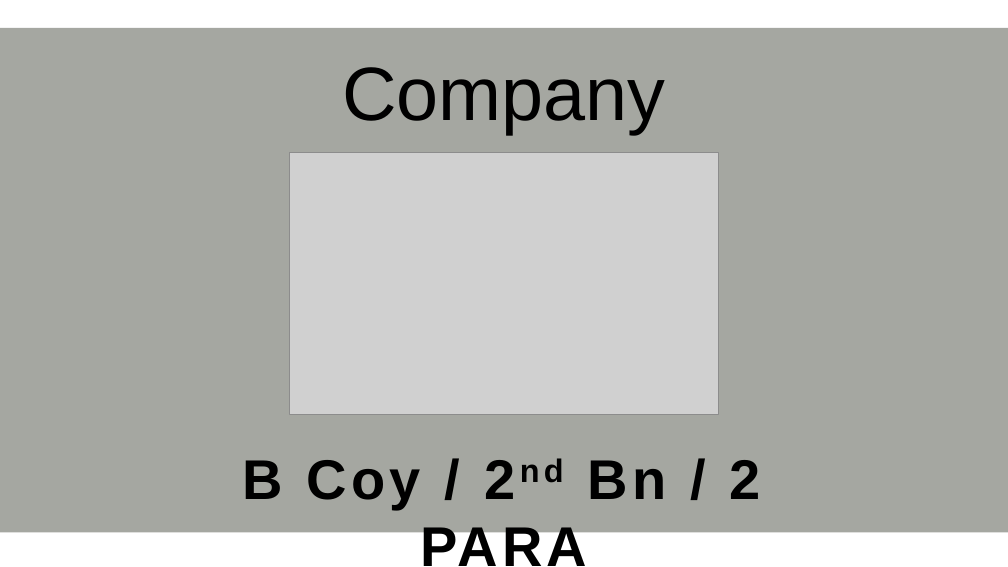
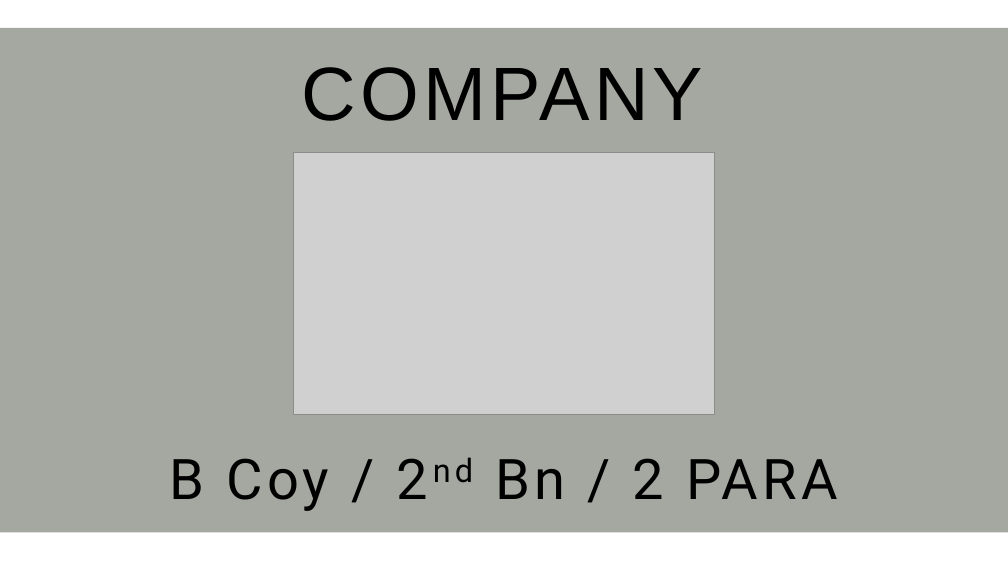
Before and after one commit to Eagle-Studios/2Para, a slide deck: slide 3 of _6_Extra Files/Custom Textures _2PARA.pptx. Drawn at 1008x567 pixels with LibreOffice and Linux fonts; fonts in the diff are those of the drawing; grey boxes stand for pictures. Boxes give left, top, right and bottom in pixels: in the first picture for what was removed or moved away, otherwise in the second. Text is boxed around its words. In the diff, an @@ line names an element or a change of style, - is before the commit and + after.

```diff
--- a/_6_Extra Files/Custom Textures _2PARA.pptx
+++ b/_6_Extra Files/Custom Textures _2PARA.pptx
@@ text at box(302, 67, 703, 153): text changed @@
-Company HQ
+COMPANY HQ
@@ picture: place and size @@
-picture at box(289, 152, 718, 415)
+picture at box(293, 152, 714, 415)
@@ text "B Coy / 2nd Bn ..." at box(170, 458, 837, 511): font Arial to Roboto, bold off @@
```
Also in this commit, not shown: 10 other slides changed, 3 slides added, 1 slide removed, 15 other files.
